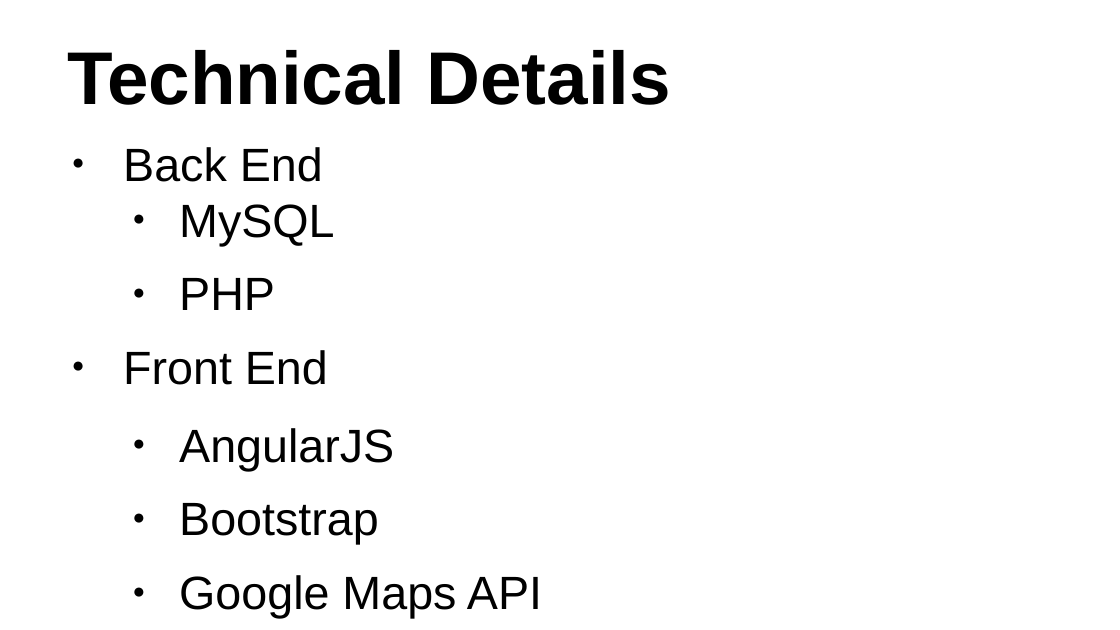
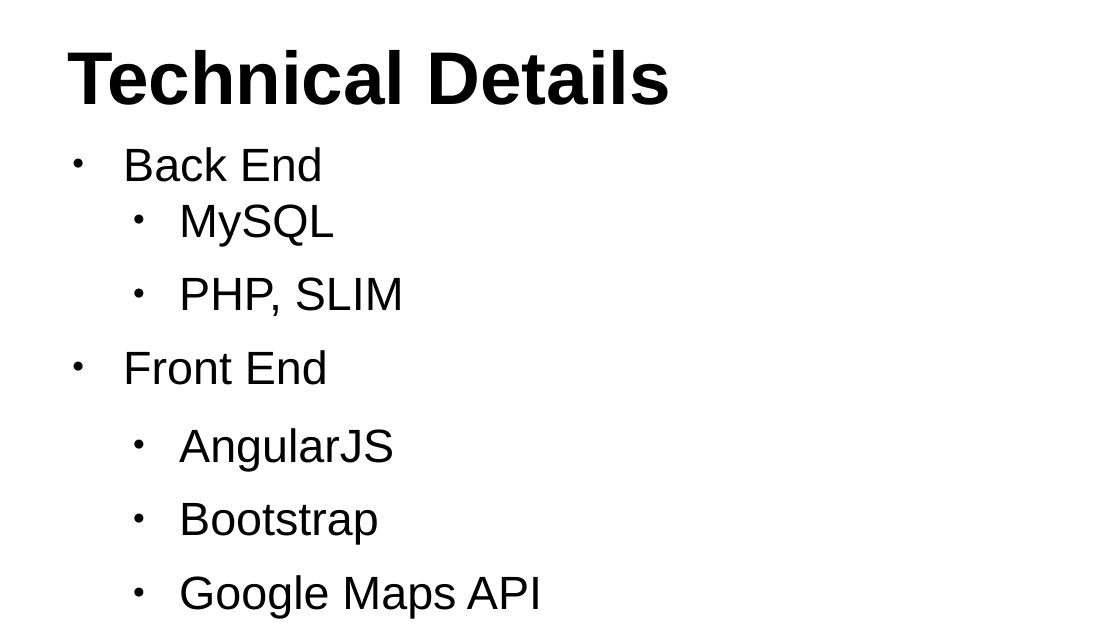
Before and after one commit to wwilhite/cop4710, a slide deck: slide 4 of PowerPoint/College Event Website.odp. Drawn at 1120x630 pixels with LibreOffice and Linux fonts; fonts in the diff are those of the drawing. Boxes give left, top, right and bottom in pixels: in the first picture for what was removed or moved away, otherwise in the second. Text is boxed around its words. In the diff, an @@ line names an element or a change of style, - is before the commit and + after.

Commit message:
power point, added slim and api

```diff
--- a/PowerPoint/College Event Website.odp
+++ b/PowerPoint/College Event Website.odp
@@ text at (179,277,404,316): text changed @@
-  ● PHP
+  ● PHP, SLIM
```
Also in this commit, not shown: 1 slide added, 1 slide removed.
